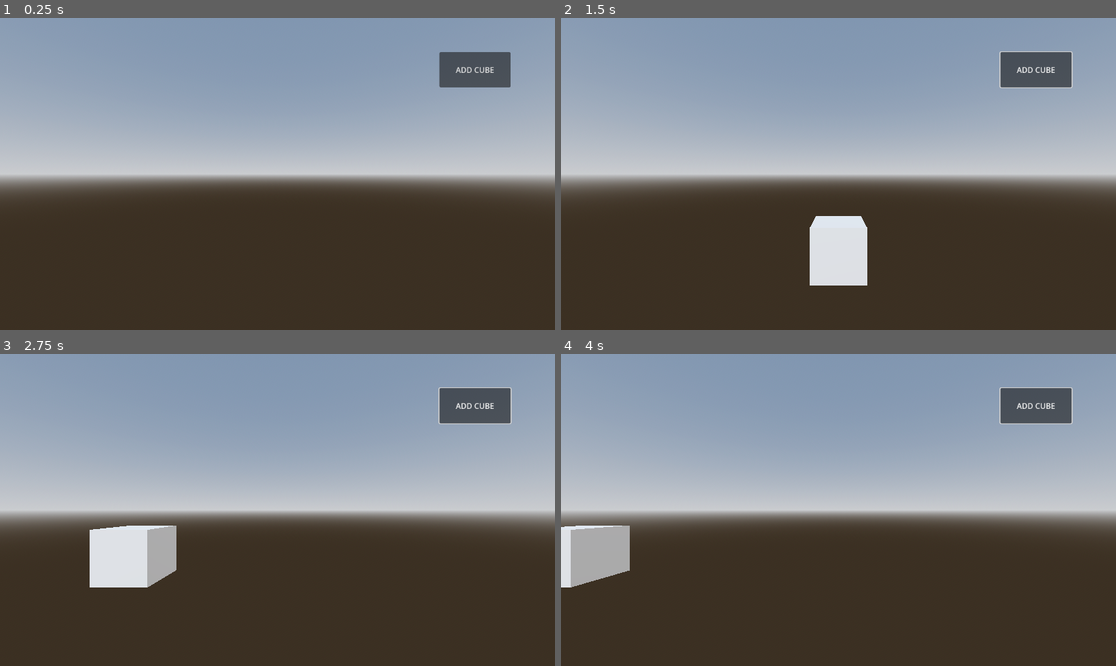
Above: before the commit, frames 1-4 (two rows, left to right).
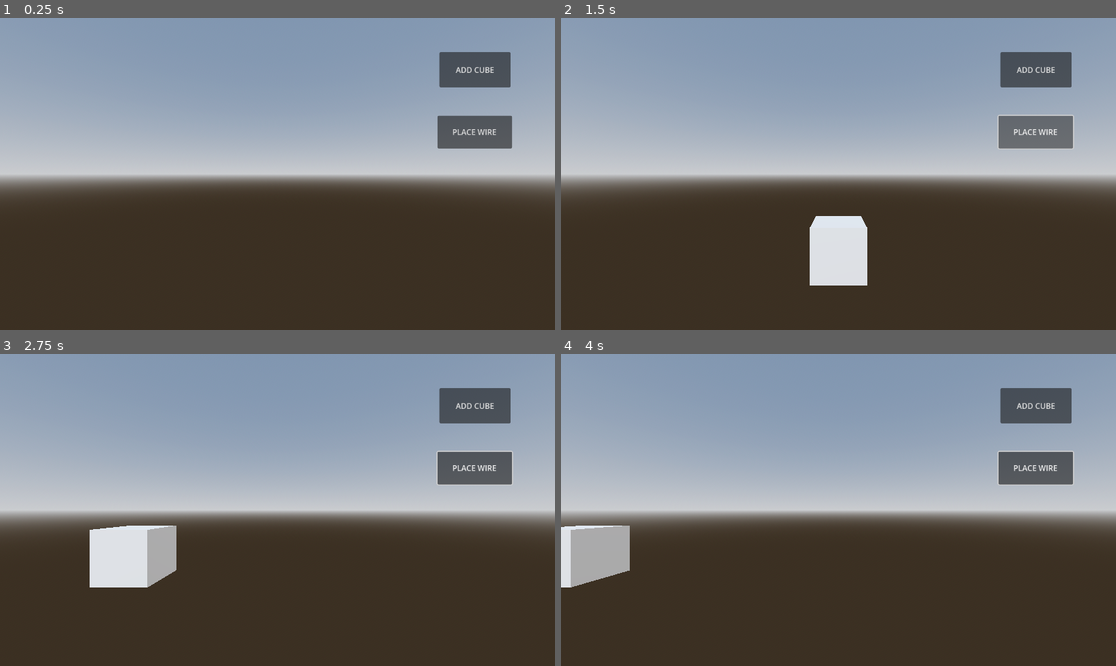
Above: after the commit, the same moments.

Repository: dhruvchadha2212/new-game-project
Game: Godot game, scene res://scenes/Main.tscn
The game is run twice, just before and just after one commit, with the same random seed, the same clock (stepped at 60 frames per second) and the same inputs.
Inputs (mouse positions are in pixels of both pictures, inside the frame that each line leads up to):
- Up to frame 1 (0.25 s): no input
- Up to frame 2 (1.5 s): click "ADD CUBE" at 0.5 s; click (1038, 133) at 1.25 s, where only the run after the commit has a clickable "PLACE WIRE"
- Up to frame 3 (2.75 s): tap Enter at 2 s; move the mouse to (399, 494) at 2.02 s; hold D from 2.03 s (still down); tap Q at 2.1 s; click (399, 494) at 2.17 s
- Up to frame 4 (4 s): release D at 2.75 s; drag from (727, 525) to (810, 572) at 2.77 s; tap Space at 3.5 s; move the mouse to (894, 441) at 3.52 s; hold D from 3.53 s (still down); tap Shift at 3.6 s; click (894, 441) at 3.67 s

The runs differ from the first frame. In frame 1, 1.4% of the frame differs, in the area x 78-93%, y 31-42%; in frame 2, 1.6%; in frame 3, 1.6%, in the area x 78-93%, y 10-43%; in frame 4, 1.6%.

Commit message:
Added wire

Diff:
--- a/project.godot
+++ b/project.godot
@@ -15,6 +15,10 @@
 config/features=PackedStringArray("4.4", "Forward Plus")
 config/icon="res://icon.svg"
 
+[autoload]
+
+Globals="*res://scripts/globals.gd"
+
 [input]
 
 move_left={
--- a/scenes/CanvasLayer.tscn
+++ b/scenes/CanvasLayer.tscn
@@ -8,3 +8,10 @@
 offset_right = 1060.0
 offset_bottom = 144.0
 text = "ADD CUBE"
+
+[node name="PlaceWireButton" type="Button" parent="."]
+offset_left = 908.0
+offset_top = 203.0
+offset_right = 1063.0
+offset_bottom = 271.0
+text = "PLACE WIRE"
--- a/scenes/Main.tscn
+++ b/scenes/Main.tscn
@@ -1,10 +1,11 @@
-[gd_scene load_steps=9 format=3 uid="uid://qm1ilyylwca5"]
+[gd_scene load_steps=10 format=3 uid="uid://qm1ilyylwca5"]
 
 [ext_resource type="Script" uid="uid://wat4nuk8i82f" path="res://scripts/cube_spawner.gd" id="1_0bbpv"]
 [ext_resource type="Script" uid="uid://u1gm6ms462um" path="res://scripts/camera.gd" id="1_elqb8"]
 [ext_resource type="PackedScene" uid="uid://ddppfk6w8r3gh" path="res://scenes/Cube.tscn" id="2_rarhs"]
 [ext_resource type="PackedScene" uid="uid://l1cdwxr6isrx" path="res://scenes/CanvasLayer.tscn" id="2_rvslj"]
 [ext_resource type="Script" uid="uid://be7u6hyw8y28l" path="res://scripts/drag_manager.gd" id="5_vcsgt"]
+[ext_resource type="PackedScene" uid="uid://cvrfd0srpcl8o" path="res://scenes/Wire.tscn" id="6_c01mt"]
 
 [sub_resource type="ProceduralSkyMaterial" id="ProceduralSkyMaterial_4xowi"]
 sky_horizon_color = Color(0.662243, 0.671743, 0.686743, 1)
@@ -45,5 +46,8 @@
 
 [node name="CubeContainer" type="Node" parent="."]
 
+[node name="WireContainer" type="Node" parent="."]
+
 [node name="DragManager" type="Node3D" parent="."]
 script = ExtResource("5_vcsgt")
+wire_scene = ExtResource("6_c01mt")
--- /dev/null
+++ b/scenes/Wire.tscn
@@ -0,0 +1,6 @@
+[gd_scene load_steps=2 format=3 uid="uid://cvrfd0srpcl8o"]
+
+[ext_resource type="Script" uid="uid://dcno8ul6yc2fp" path="res://scripts/wire.gd" id="1_7ife0"]
+
+[node name="Wire" type="Node3D"]
+script = ExtResource("1_7ife0")
--- a/scripts/cube_spawner.gd
+++ b/scripts/cube_spawner.gd
@@ -6,8 +6,15 @@
 
 func _ready():
 	$Control/CanvasLayer/AddCubeButton.pressed.connect(_on_add_cube_button_pressed)
+	$Control/CanvasLayer/PlaceWireButton.pressed.connect(_on_wire_button_pressed)
+
+
+func _on_wire_button_pressed():
+	Globals.current_mode = Globals.InteractionMode.PLACE_WIRE
+	print("Mode changed to PLACE_WIRE")
 
 func _on_add_cube_button_pressed():
+	Globals.current_mode = Globals.InteractionMode.DRAG
 	var new_cube = cube_scene.instantiate()
 	new_cube.camera = camera
 	cube_container.add_child(new_cube)
--- a/scripts/drag_manager.gd
+++ b/scripts/drag_manager.gd
@@ -1,23 +1,46 @@
 extends Node3D
 
 @onready var camera: Camera3D = %Camera3D
+@export var wire_scene: PackedScene
 
 var dragged_object: Node = null
+var active_wire = null
 
 func _unhandled_input(event):
 	if event is InputEventMouseButton and event.button_index == MOUSE_BUTTON_LEFT:
-		if event.pressed:
-			var mouse_pos = get_viewport().get_mouse_position()
-			var origin = camera.project_ray_origin(mouse_pos)
-			var end = origin + camera.project_ray_normal(mouse_pos) * 1000
+		if Globals.current_mode == Globals.InteractionMode.DRAG:
+			toggle_draggability_of_clicked_cube(event)
+		if Globals.current_mode ==  Globals.InteractionMode.PLACE_WIRE:
+			toggle_wire_placement(event)
 
-			var space_state = get_world_3d().direct_space_state
-			var query = PhysicsRayQueryParameters3D.create(origin, end)
-			var result = space_state.intersect_ray(query)
-			if result and result.collider:
-				dragged_object = result.collider
-				dragged_object.on_drag_start()
-		else:
-			if dragged_object:
-				dragged_object.on_drag_end()
-				dragged_object = null
+func toggle_draggability_of_clicked_cube(event):
+	if event.pressed:
+		var raycast_result = raycast_from_mouse()
+		if raycast_result and raycast_result.collider:
+			dragged_object = raycast_result.collider
+			dragged_object.on_drag_start()
+	else:
+		if dragged_object:
+			dragged_object.on_drag_end()
+			dragged_object = null
+
+func toggle_wire_placement(event):
+	if event.pressed:
+		var raycast_result = raycast_from_mouse()
+		if raycast_result and raycast_result.collider:
+			if active_wire == null:
+				# First click: create wire and start placing
+				active_wire = wire_scene.instantiate()
+				add_child(active_wire)
+				active_wire.start_wire(raycast_result.collider, camera)
+			else:
+				# Second click: finalize and reset
+				active_wire.finalize_wire(raycast_result.collider)
+				active_wire = null
+
+func raycast_from_mouse():
+	var mouse_pos = get_viewport().get_mouse_position()
+	var origin = camera.project_ray_origin(mouse_pos)
+	var end = origin + camera.project_ray_normal(mouse_pos) * 1000
+	var query = PhysicsRayQueryParameters3D.create(origin, end)
+	return get_world_3d().direct_space_state.intersect_ray(query)
--- /dev/null
+++ b/scripts/globals.gd
@@ -0,0 +1,5 @@
+extends Node
+
+enum InteractionMode { DRAG, PLACE_WIRE }
+
+var current_mode: InteractionMode = InteractionMode.DRAG
--- /dev/null
+++ b/scripts/wire.gd
@@ -0,0 +1,60 @@
+extends Node3D
+
+var start_cube: Node = null
+var end_cube: Node = null
+var camera: Camera3D
+var placing = false
+
+var mesh_instance: MeshInstance3D = null
+
+func _ready():
+	mesh_instance = MeshInstance3D.new()
+	mesh_instance.mesh = CylinderMesh.new()
+	add_child(mesh_instance)
+
+func start_wire(cube: Node, cam: Camera3D):
+	start_cube = cube
+	camera = cam
+	placing = true
+
+func _process(delta):
+	if placing:
+		var mouse_pos = get_viewport().get_mouse_position()
+		var origin = camera.project_ray_origin(mouse_pos)
+		var direction = camera.project_ray_normal(mouse_pos)
+		var end_pos = origin + direction * 5.0  # adjust depth as needed
+		update_cylinder(start_cube.global_position, end_pos)
+
+func finalize_wire(cube: Node):
+	end_cube = cube
+	placing = false
+	update_cylinder(start_cube.global_position, end_cube.global_position)
+
+func update_cylinder(start_pos: Vector3, end_pos: Vector3):
+	var mid_point = (start_pos + end_pos) * 0.5
+	global_position = mid_point
+
+	var direction = end_pos - start_pos
+	var length = direction.length()
+
+	# Scale the cylinder along Y to match length/2 (half-length because cylinder extends +/- along Y)
+	scale = Vector3(0.05, length / 2.0, 0.05)
+
+	var from_dir = Vector3.UP
+	var to_dir = direction.normalized()
+	var dot = from_dir.dot(to_dir)
+
+	var quat: Quaternion
+
+	if dot > 0.9999:
+		# Directions are basically the same, no rotation needed
+		quat = Quaternion()  # identity quaternion
+	elif dot < -0.9999:
+		# Directions are opposite, rotate 180 degrees around any perpendicular axis (e.g., X axis)
+		quat = Quaternion(Vector3(1, 0, 0), PI)
+	else:
+		var rotation_axis = from_dir.cross(to_dir).normalized()
+		var angle = acos(dot)
+		quat = Quaternion(rotation_axis, angle)
+
+	global_rotation = quat.get_euler()
Not shown, added: scripts/globals.gd.uid
Not shown, added: scripts/wire.gd.uid
Not shown, added: scenes/Wire.tscn2230072398.tmp
Not shown, added: scenes/Wire.tscn3677133642.tmp
Not shown, added: scenes/Wire.tscn3681372455.tmp
